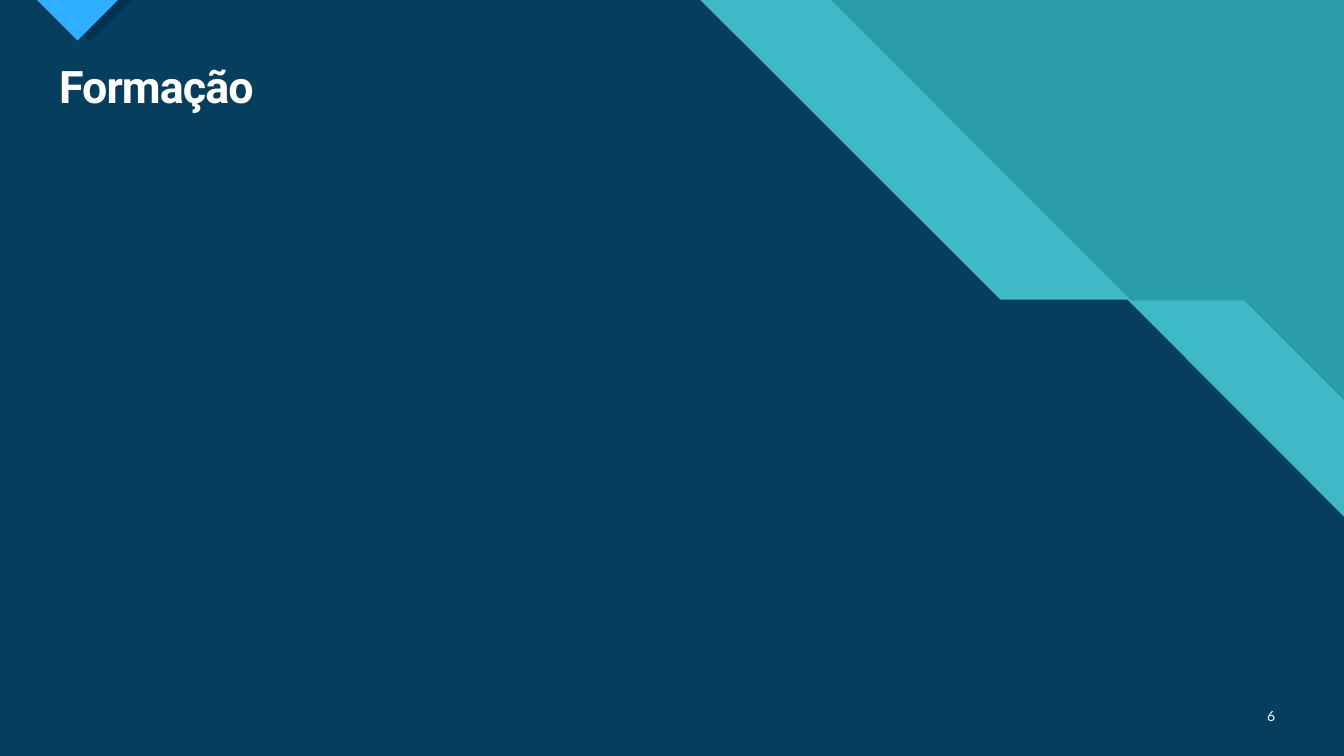
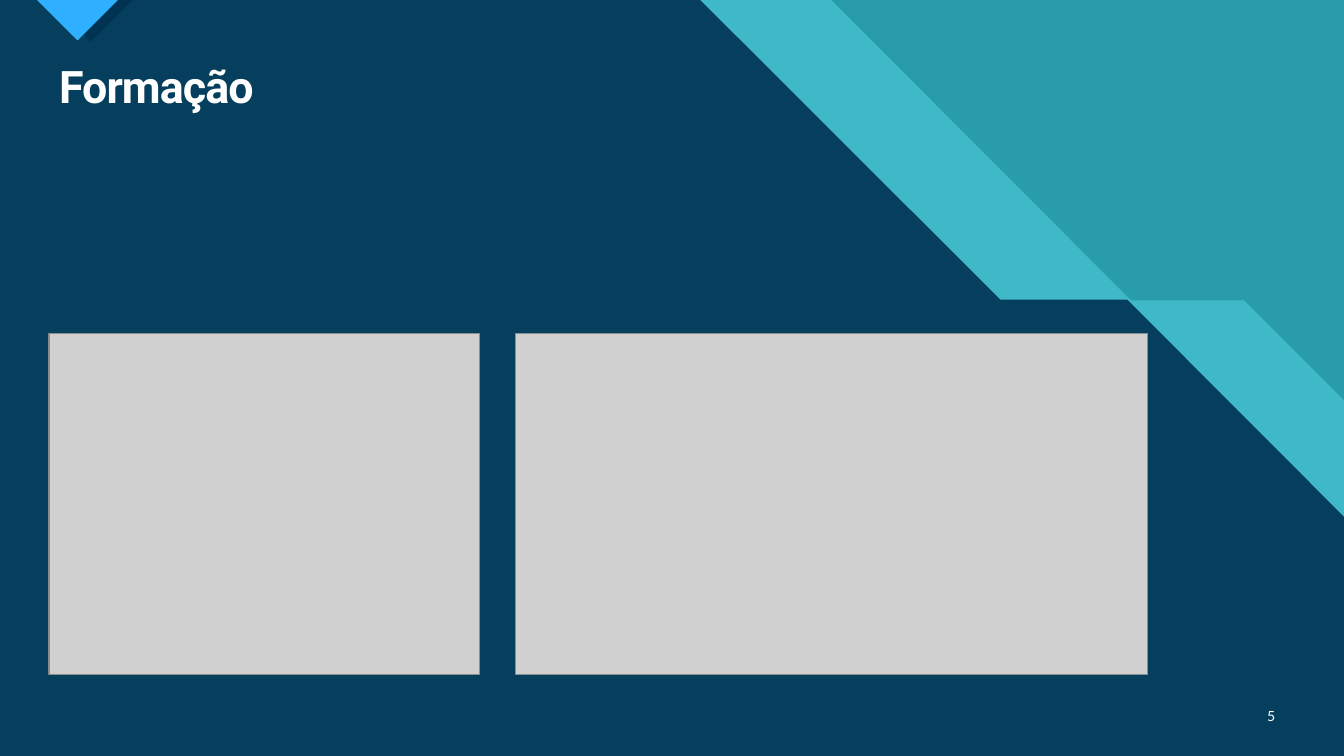
Before and after one commit to pedrocarrega/tese_mestrado_21-22, a slide deck: slide 5 of relatorio_preliminar/presentation.pptx (slide 6 before the commit). Drawn at 1344x756 pixels with LibreOffice and Linux fonts; fonts in the diff are those of the drawing; grey boxes stand for pictures. Boxes give left, top, right and bottom in pixels: in the first picture for what was removed or moved away, otherwise in the second. Text is boxed around its words. In the diff, an @@ line names an element or a change of style, - is before the commit and + after.

Commit message:
more powerpoint work and new figure

```diff
--- a/relatorio_preliminar/presentation.pptx
+++ b/relatorio_preliminar/presentation.pptx
@@ picture added at [49, 334, 480, 676] @@
@@ picture added at [516, 334, 1148, 676] @@
@@ page number at [1267, 711, 1275, 721]: text changed @@
-6
+5
```
Also in this commit, not shown: 4 other slides changed, 2 slides added, 2 slides removed, 1 other file.
